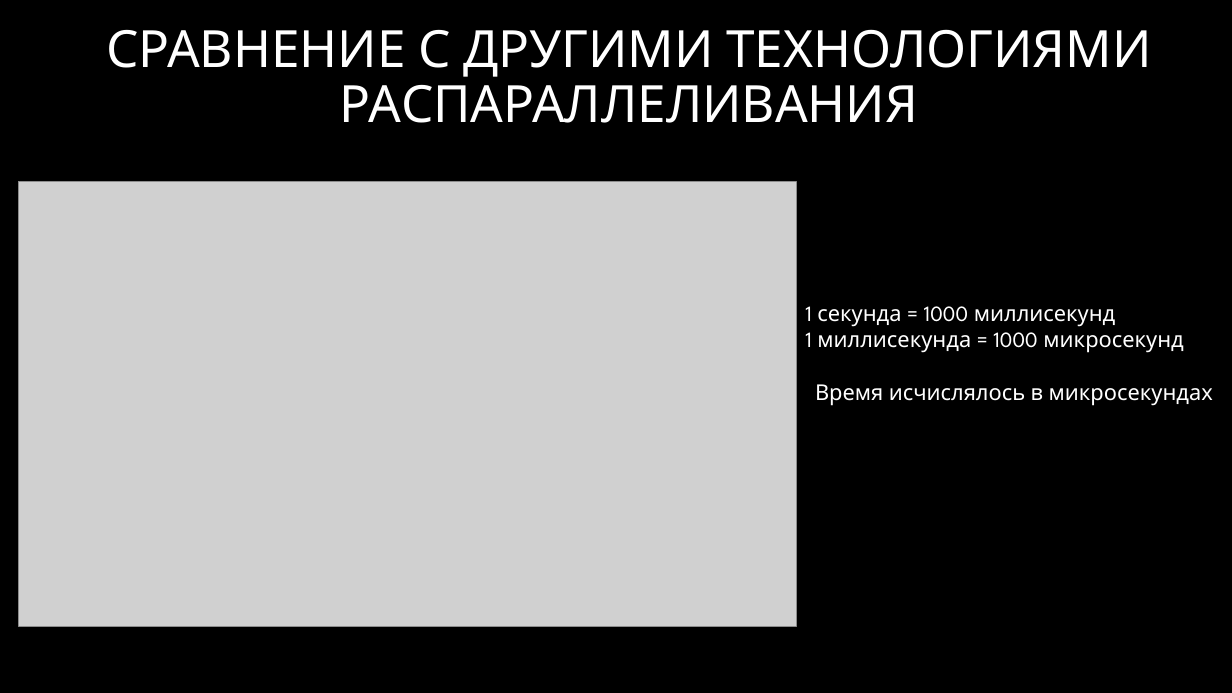
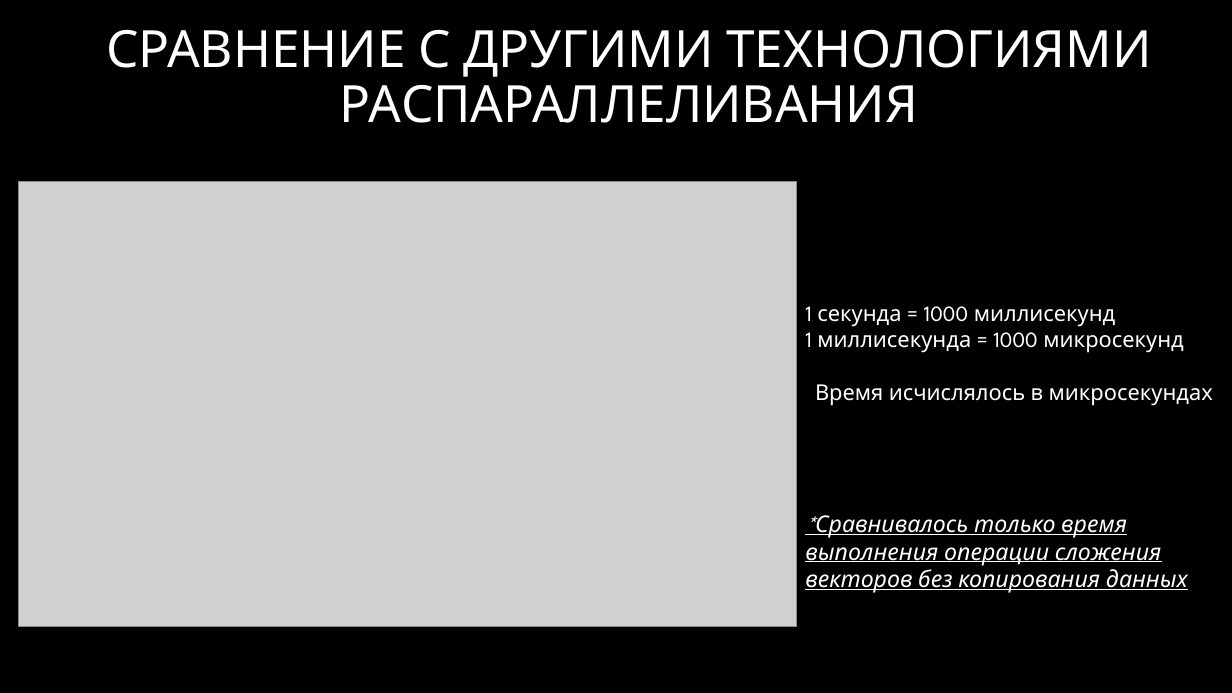
Before and after one commit to VladPendalf/OpenCL_Little_Presentation, a slide deck: slide 15 of OpenCL.pptx. Drawn at 1232x693 pixels with LibreOffice and Linux fonts; fonts in the diff are those of the drawing; grey boxes stand for pictures; background and template pictures are left out. Boxes give left, top, right and bottom in pixels: in the first picture for what was removed or moved away, otherwise in the second. Text is boxed around its words. In the diff, an @@ line names an element or a change of style, - is before the commit and + after.

Commit message:
fix

```diff
--- a/OpenCL.pptx
+++ b/OpenCL.pptx
@@ text added at [805, 515, 1188, 593], 18 pt, text #FFFFFF, italic, underline @@
+*Сравнивалось только время выполнения операции сложения векторов без копирования данных
```
Also in this commit, not shown: 5 other slides changed.
